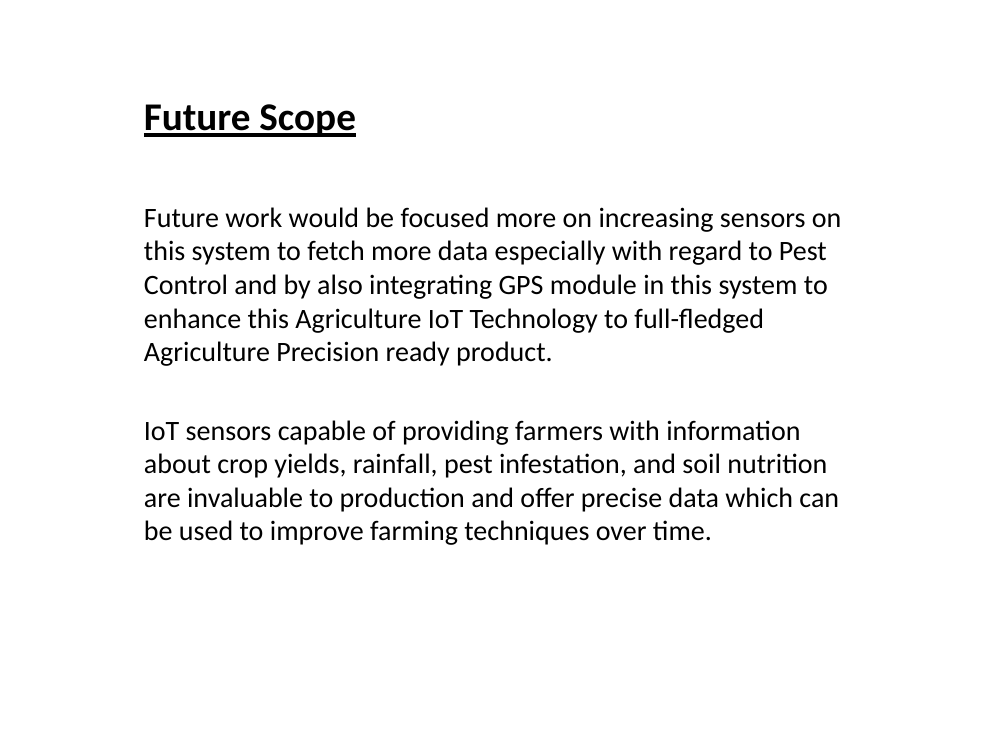
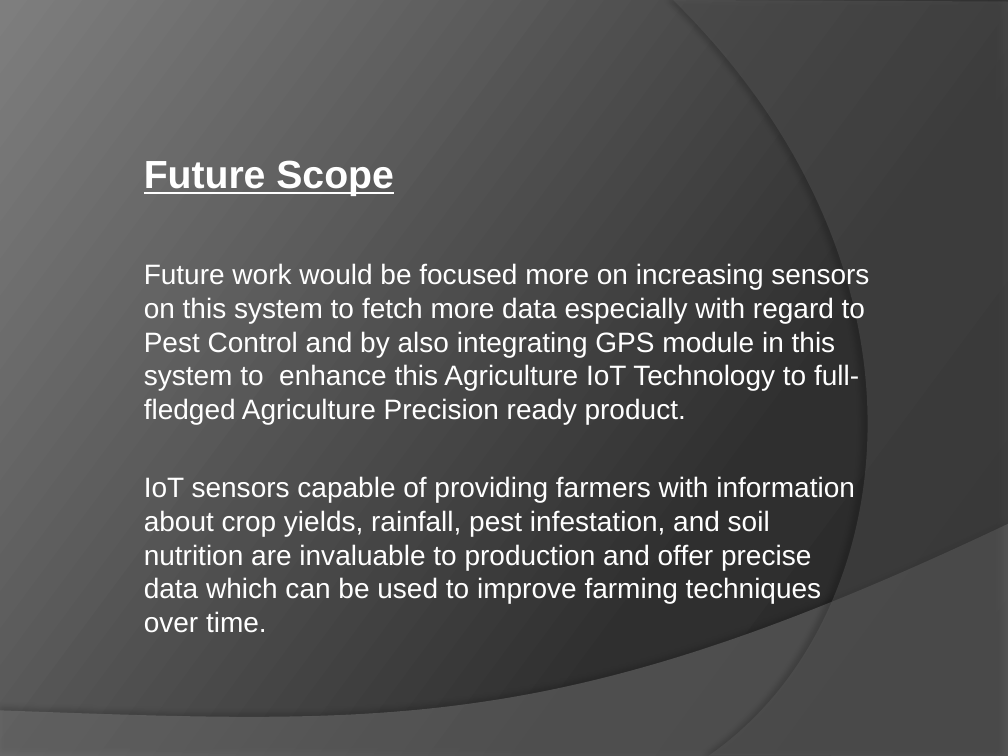
Before and after one commit to SmartPracticeschool/llSPS-INT-2295-Smart-Agriculture-system-based-on-IoT, a slide deck: slide 4 of Project Demo Video PPT.pptx. Drawn at 1008x756 pixels with LibreOffice and Linux fonts; fonts in the diff are those of the drawing. Boxes give left, top, right and bottom in pixels: in the first picture for what was removed or moved away, otherwise in the second. Text is boxed around its words. In the diff, an @@ line names an element or a change of style, - is before the commit and + after.

```diff
--- a/Project Demo Video PPT.pptx
+++ b/Project Demo Video PPT.pptx
@@ background #FFFFFF to gradient #282828 to #2F2F2F to #7E7E7E @@
@@ freeform shape added at [673, 0, 1008, 756], fill #5E5E5E at 40% opacity @@
@@ subtitle "Future Scope" at [144, 160, 869, 633]: font Calibri to Arial, text colour #000000 to #FFFFFF; vertical alignment top to bottom @@
@@ freeform shape added at [0, 524, 1008, 756], fill #7F7F7F at 45% opacity @@
```
Also in this commit, not shown: 3 other slides changed, 1 slide added.
